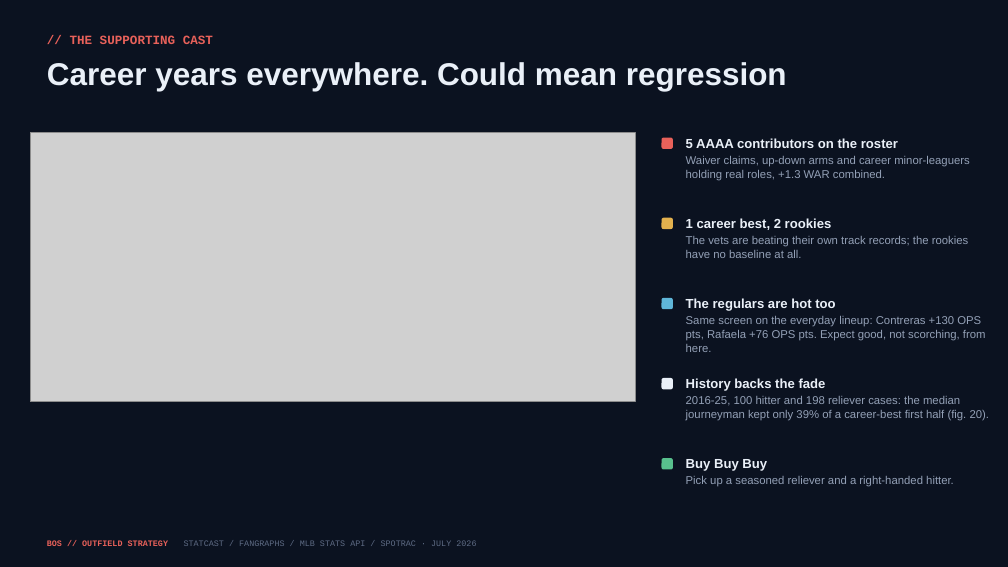
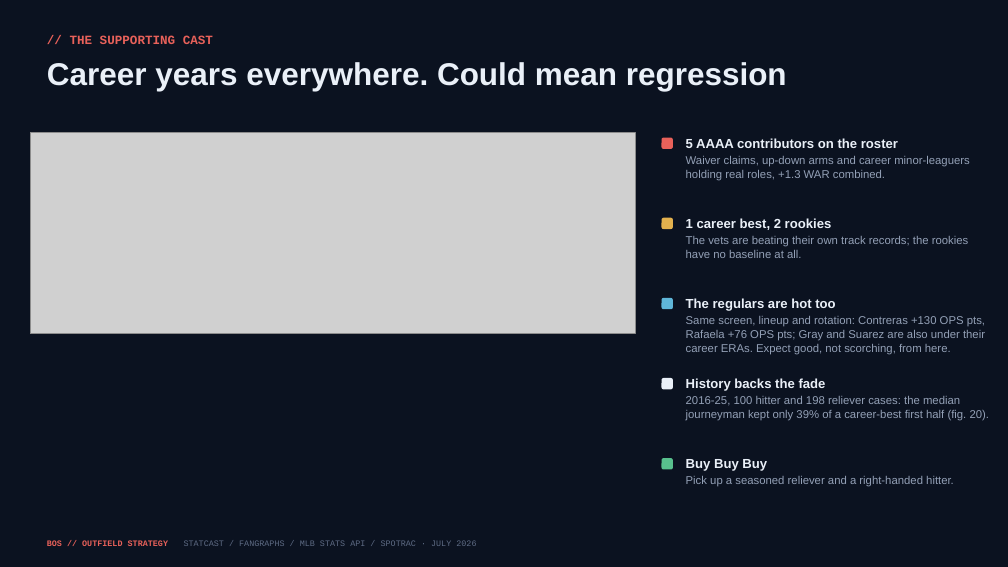
Before and after one commit to justinloo12/jarren-duran-outlier-analysis, a slide deck: slide 11 of outputs/Red_Sox_Trade_Deadline.pptx. Drawn at 1008x567 pixels with LibreOffice and Linux fonts; fonts in the diff are those of the drawing; grey boxes stand for pictures. Boxes give left, top, right and bottom in pixels: in the first picture for what was removed or moved away, otherwise in the second. Text is boxed around its words. In the diff, an @@ line names an element or a change of style, - is before the commit and + after.

```diff
--- a/outputs/Red_Sox_Trade_Deadline.pptx
+++ b/outputs/Red_Sox_Trade_Deadline.pptx
@@ picture: place and size @@
-picture at [30,132,635,402]
+picture at [30,132,635,333]
@@ text at [686,316,985,355]: text changed @@
-Same screen on the everyday lineup: Contreras +130 OPS pts, Rafaela +76 OPS pts. Expect good, not scorching, from here.
+Same screen, lineup and rotation: Contreras +130 OPS pts, Rafaela +76 OPS pts; Gray and Suarez are also under their career ERAs. Expect good, not scorching, from here.
```
Also in this commit, not shown: 7 other files.
